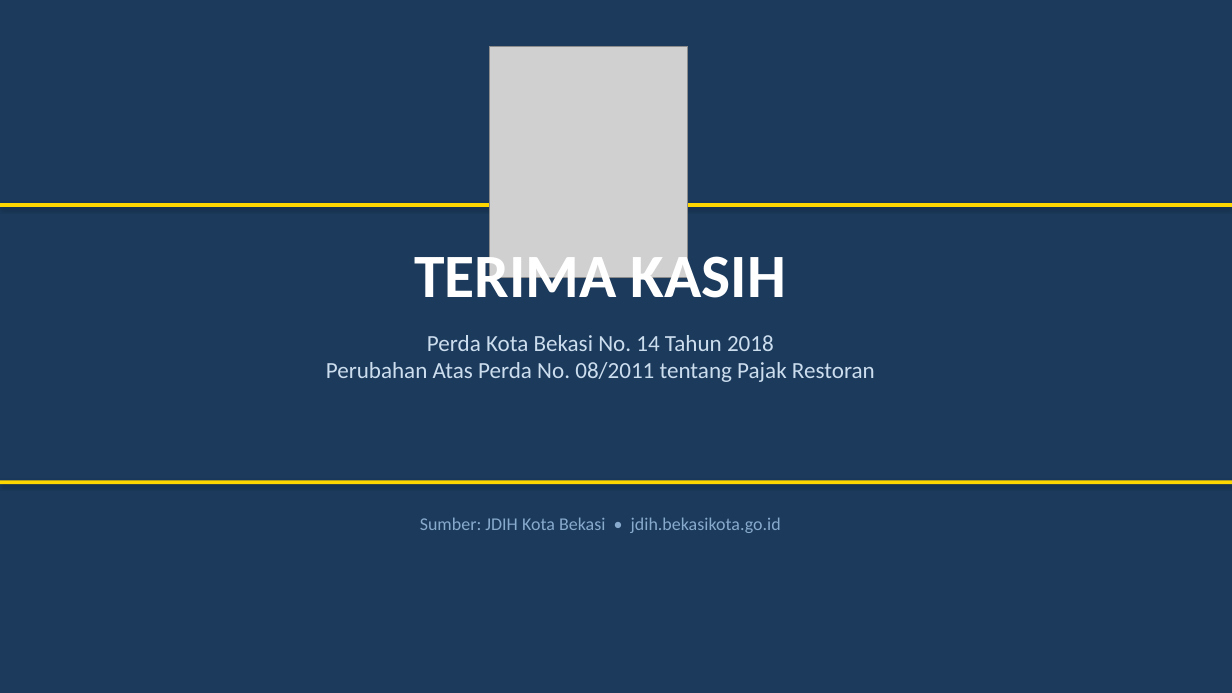
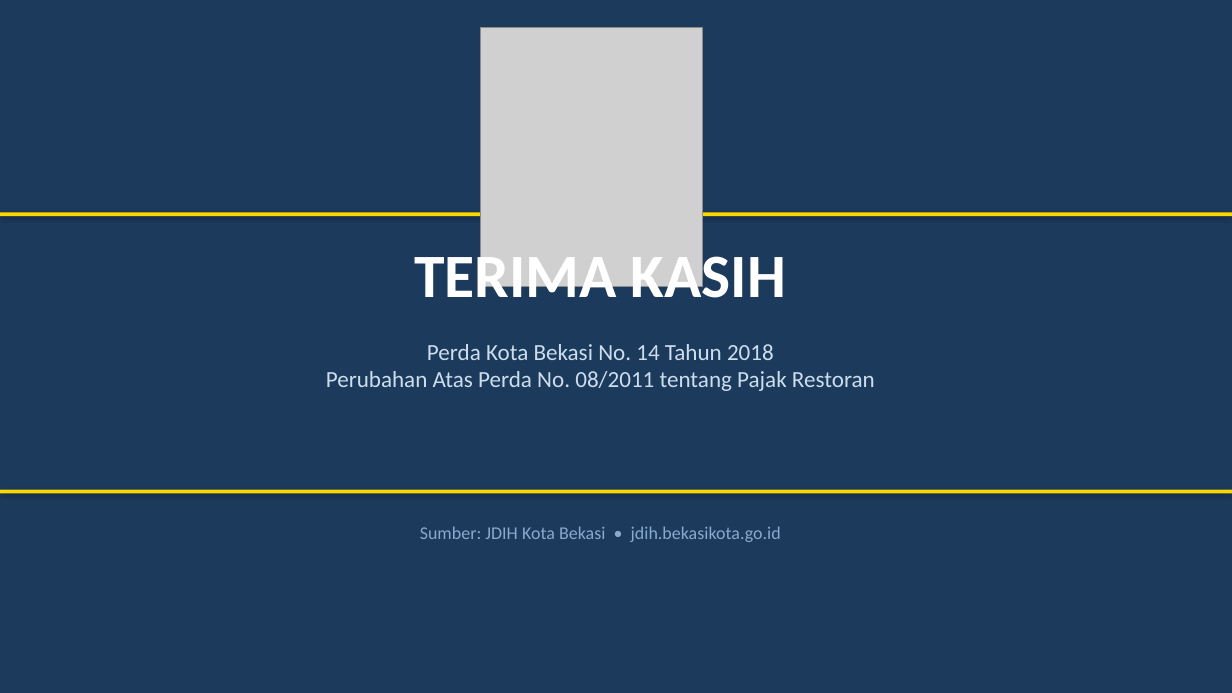
Before and after one commit to rahadiana/coba_ppt, a slide deck: slide 5 of Ringkasan_Perda_Bekasi_No_14_2018.pptx. Drawn at 1232x693 pixels with LibreOffice and Linux fonts; fonts in the diff are those of the drawing; grey boxes stand for pictures. Boxes give left, top, right and bottom in pixels: in the first picture for what was removed or moved away, otherwise in the second. Text is boxed around its words. In the diff, an @@ line names an element or a change of style, - is before the commit and + after.

```diff
--- a/Ringkasan_Perda_Bekasi_No_14_2018.pptx
+++ b/Ringkasan_Perda_Bekasi_No_14_2018.pptx
@@ picture: place and size @@
-picture at box(490, 46, 688, 277)
+picture at box(481, 28, 702, 287)
@@ 2 texts, 2 rectangles: place and size @@
-2 texts, 2 rectangles at box(0, 203, 1232, 533)
+2 texts, 2 rectangles at box(0, 213, 1232, 542)
```
Also in this commit, not shown: 4 other slides changed.
